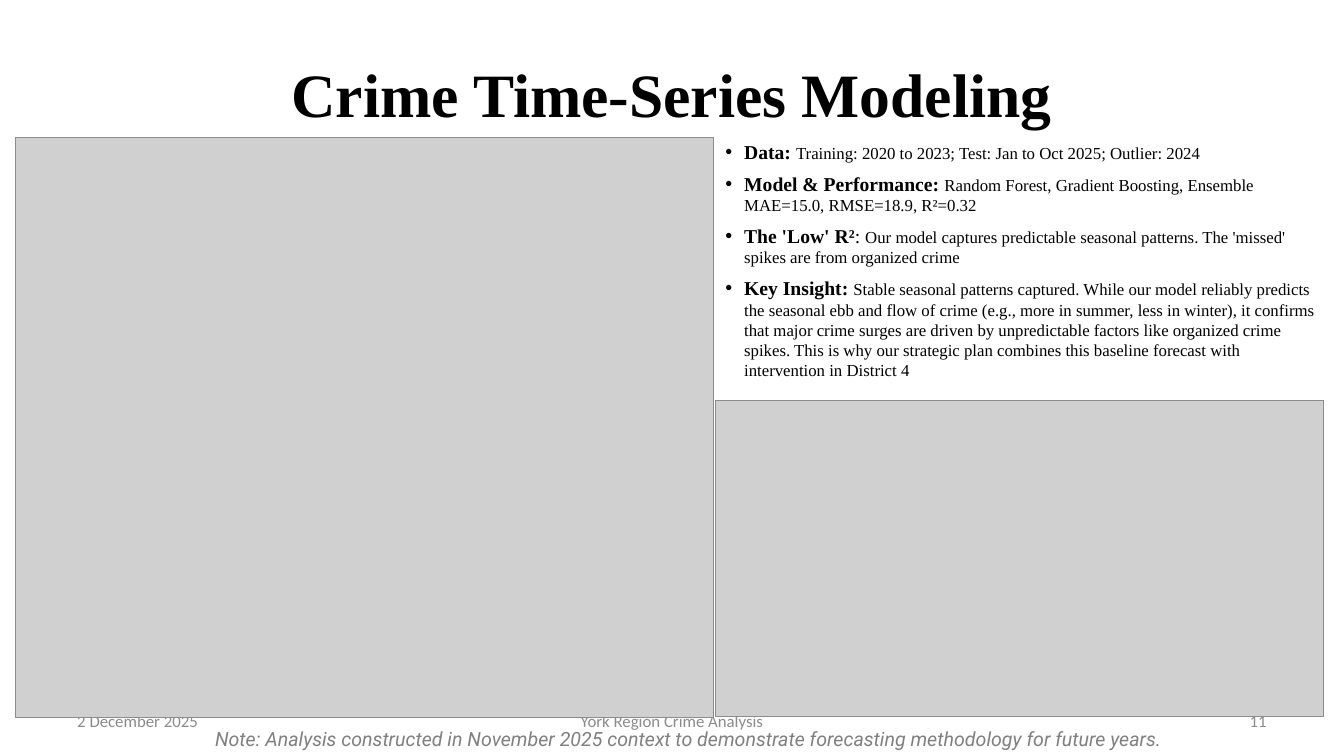
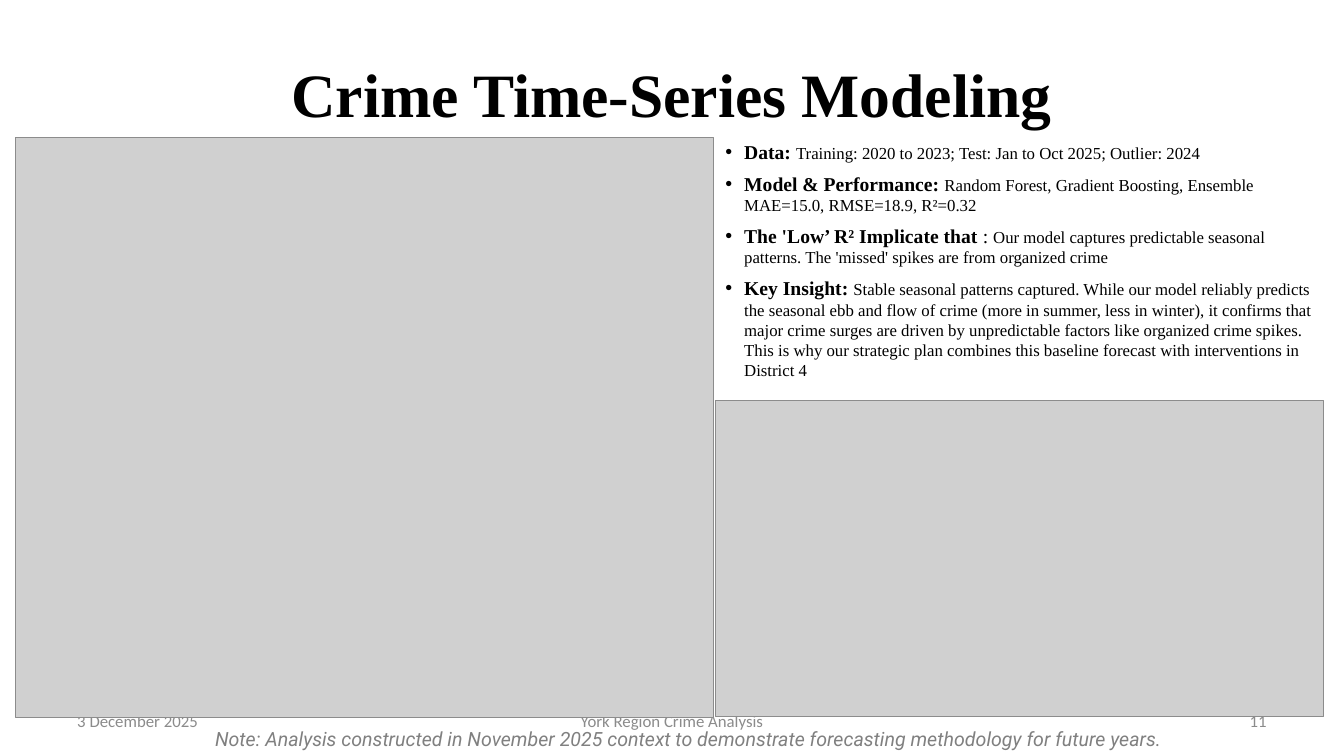
Before and after one commit to fuxima/YRP, a slide deck: slide 11 of YorkRegionCrimeAnalysis_presentation.pptx. Drawn at 1344x756 pixels with LibreOffice and Linux fonts; fonts in the diff are those of the drawing; grey boxes stand for pictures; background and template pictures are left out. Boxes give left, top, right and bottom in pixels: in the first picture for what was removed or moved away, otherwise in the second. Text is boxed around its words. In the diff, an @@ line names an element or a change of style, - is before the commit and + after.

```diff
--- a/YorkRegionCrimeAnalysis_presentation.pptx
+++ b/YorkRegionCrimeAnalysis_presentation.pptx
@@ text at bbox=[744, 229, 1311, 376]: text changed @@
-• The 'Low' R²: Our model captures predictable seasonal patterns. The 'missed' spikes are from organized crime
-• Key Insight: Stable seasonal patterns captured. While our model reliably predicts the seasonal ebb and flow of crime (e.g., more in summer, less in winter), it confirms that major crime surges are driven by unpredictable factors like organized crime spikes. This is why our strategic plan combines this baseline forecast with intervention in District 4
+• The 'Low’ R² Implicate that : Our model captures predictable seasonal patterns. The 'missed' spikes are from organized crime
+• Key Insight: Stable seasonal patterns captured. While our model reliably predicts the seasonal ebb and flow of crime (more in summer, less in winter), it confirms that major crime surges are driven by unpredictable factors like organized crime spikes. This is why our strategic plan combines this baseline forecast with interventions in District 4
@@ text at bbox=[77, 714, 198, 727]: text changed @@
-2 December 2025
+3 December 2025
```
Also in this commit, not shown: 26 other slides changed.
